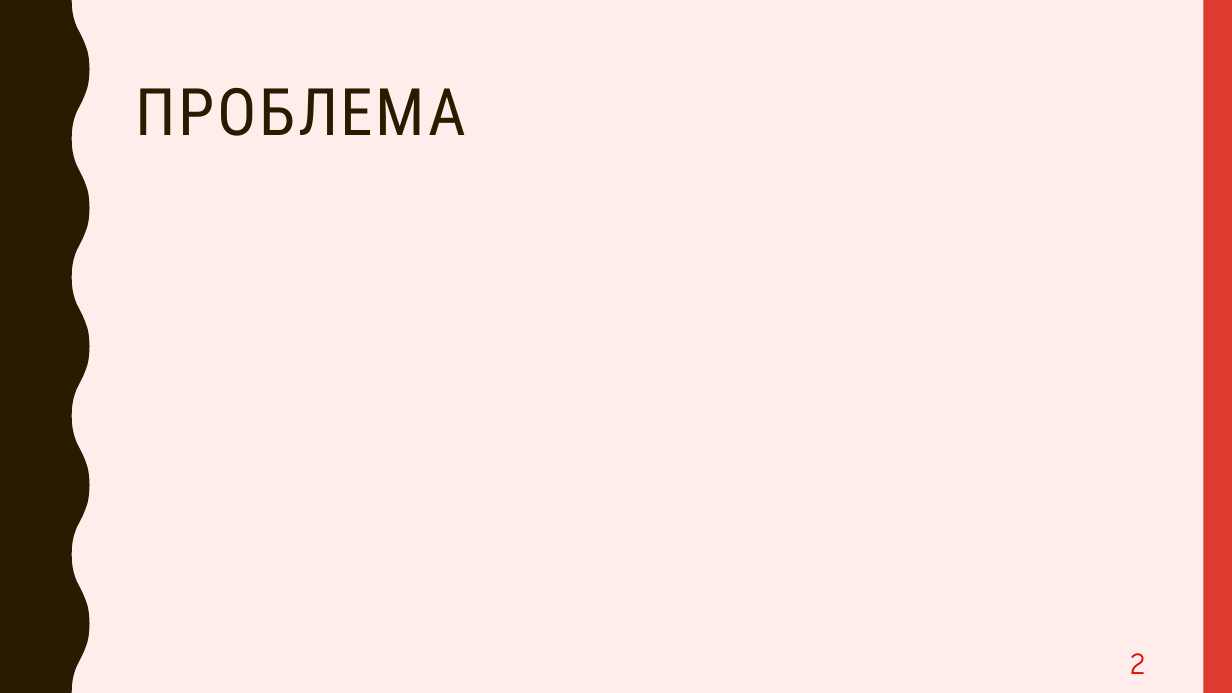
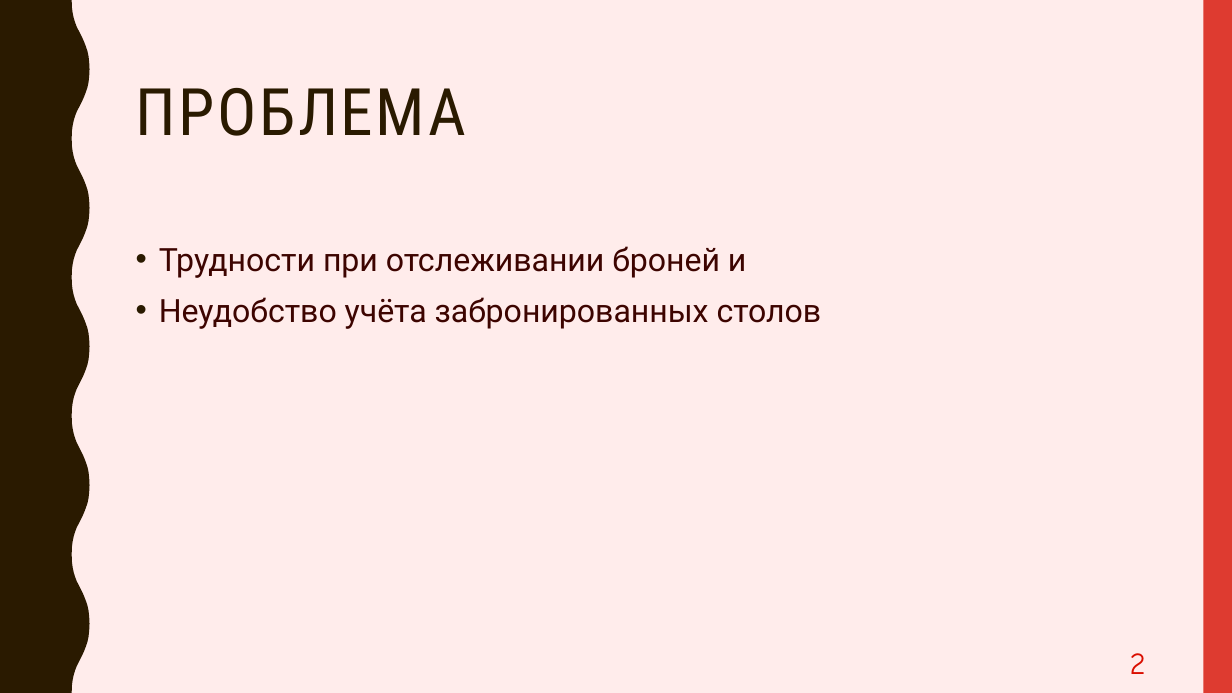
Before and after one commit to PavelPutin/restobook, a slide deck: slide 2 of presentation/Restobook.pptx. Drawn at 1232x693 pixels with LibreOffice and Linux fonts; fonts in the diff are those of the drawing. Boxes give left, top, right and bottom in pixels: in the first picture for what was removed or moved away, otherwise in the second. Text is boxed around its words. In the diff, an @@ line names an element or a change of style, - is before the commit and + after.

```diff
--- a/presentation/Restobook.pptx
+++ b/presentation/Restobook.pptx
@@ text added at <box>159,246,822,329</box>, 25 pt, text #3D0400 @@
+• Трудности при отслеживании броней и
+• Неудобство учёта забронированных столов
```
Also in this commit, not shown: 3 other slides changed, 1 slide added, 1 slide removed, 1 other file.
